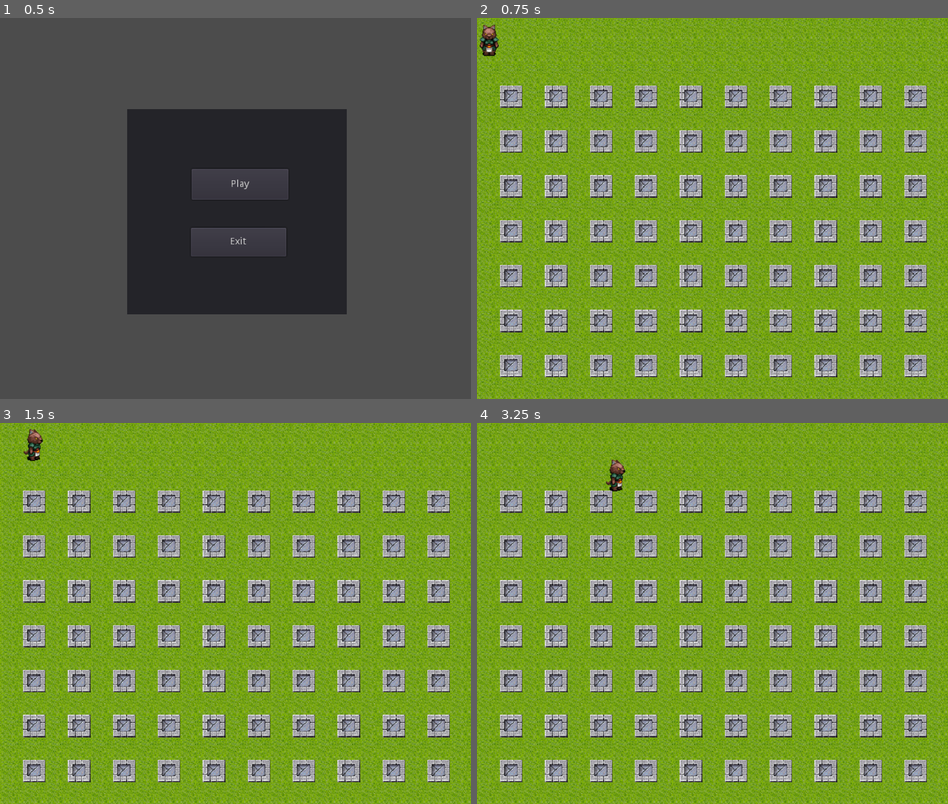
Above: before the commit, frames 1-4 (two rows, left to right).
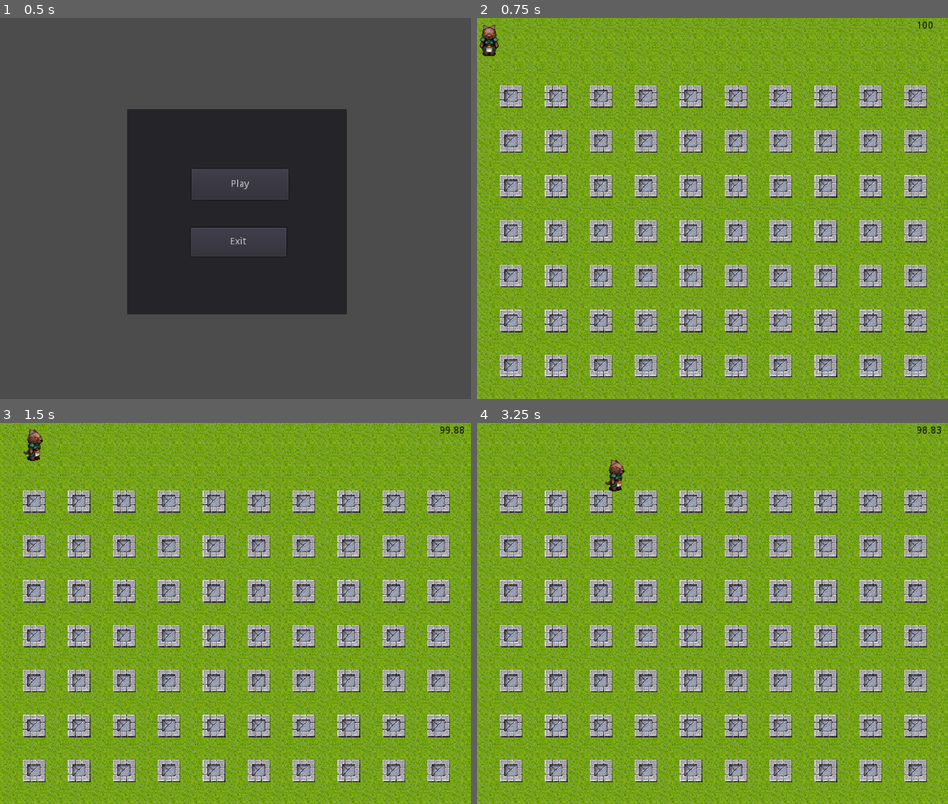
Above: after the commit, the same moments.

Repository: pedcasav/LDJAM
Game: Godot game, scene res://Menu.tscn
Two runs of this game, one before a commit and one after it. Both use one fixed random seed, a clock stepped at 60 frames per second and the inputs below.
Inputs:
- Up to frame 1 (0.5 s): no input
- Up to frame 2 (0.75 s): click "Play" at 0.5 s
- Up to frame 3 (1.5 s): tap Enter at 1.25 s; hold Right (ui_right) from 1.28 s (still down)
- Up to frame 4 (3.25 s): release Right (ui_right) at 2.03 s; hold Down (ui_down) 2.03-2.78 s; hold Right (ui_right) from 2.78 s (still down)

Frame 1 is identical in both runs. In frame 2, less than 0.1% of the frame differs, in the area x 93-97%, y 0-3%; in frame 3, less than 0.1%; in frame 4, 0.2%, in the area x 27-99%, y 0-19%.

Commit message:
Incluir funcionalidad de cansancio

Diff:
--- /dev/null
+++ b/Cansancio.gd
@@ -0,0 +1,17 @@
+extends TextureProgress
+
+
+# Declare member variables here. Examples:
+# var a = 2
+# var b = "text"
+var Maximo = 100
+
+# Called when the node enters the scene tree for the first time.
+func _ready():
+	max_value = Maximo
+
+
+
+# Called every frame. 'delta' is the elapsed time since the previous frame.
+#func _process(delta):
+#	pass
--- a/KinematicBody2D.gd
+++ b/KinematicBody2D.gd
@@ -4,29 +4,38 @@
 var motion = Vector2()
 var direction = 0
 
+#Valor en Porcentaje
+var cansancio = 100
+var cansancioDescenso = 0.01
+var cansancioLimite = 5
 
 # Called every frame. 'delta' is the elapsed time since the previous frame.
 func _physics_process(delta):
+
 	if Input.is_action_pressed("ui_right"):
-			motion.x = SPEED
+			motion.x = SPEED * cansancio / 100
 			motion.y = 0
 			$Sprite.play("Derecha")
 			direction = 3
+			_processDescanso()
 	elif Input.is_action_pressed("ui_left"):
-		motion.x = -SPEED
+		motion.x = -SPEED * cansancio / 100
 		motion.y = 0
 		$Sprite.play("Izquierda")
 		direction = 1
+		_processDescanso()
 	elif Input.is_action_pressed("ui_down"):
-		motion.y = SPEED
+		motion.y = SPEED * cansancio / 100
 		motion.x = 0
 		$Sprite.play("Abajo")
 		direction = 0
+		_processDescanso()
 	elif Input.is_action_pressed("ui_up"):
-		motion.y = -SPEED
+		motion.y = -SPEED * cansancio / 100
 		motion.x = 0
 		$Sprite.play("Arriba")
 		direction = 2
+		_processDescanso()
 	else:
 		motion.x = 0
 		motion.y = 0
@@ -42,6 +51,12 @@
 
 	motion = move_and_slide(motion)
 
+func _processDescanso():
+	if cansancio > cansancioLimite:
+		cansancio -= cansancioDescenso
+		$"../CansancioLabel".set_text(str(cansancio))
+
+
 func _process(delta):
 
 	if (Input.is_action_pressed("Escape")):
--- a/World.tscn
+++ b/World.tscn
@@ -26,6 +26,26 @@
 "name": "Abajo",
 "speed": 5.0
 }, {
+"frames": [ ExtResource( 7 ) ],
+"loop": true,
+"name": "DerechaI",
+"speed": 5.0
+}, {
+"frames": [ ExtResource( 12 ) ],
+"loop": true,
+"name": "ArribaI",
+"speed": 5.0
+}, {
+"frames": [ ExtResource( 3 ) ],
+"loop": true,
+"name": "AbajoI",
+"speed": 5.0
+}, {
+"frames": [ ExtResource( 7 ), ExtResource( 13 ), ExtResource( 14 ), ExtResource( 15 ) ],
+"loop": true,
+"name": "Derecha",
+"speed": 5.0
+}, {
 "frames": [ ExtResource( 12 ), ExtResource( 16 ), ExtResource( 17 ), ExtResource( 18 ) ],
 "loop": true,
 "name": "Arriba",
@@ -36,29 +56,9 @@
 "name": "Izquierda",
 "speed": 5.0
 }, {
-"frames": [ ExtResource( 7 ), ExtResource( 13 ), ExtResource( 14 ), ExtResource( 15 ) ],
-"loop": true,
-"name": "Derecha",
-"speed": 5.0
-}, {
-"frames": [ ExtResource( 3 ) ],
-"loop": true,
-"name": "AbajoI",
-"speed": 5.0
-}, {
 "frames": [ ExtResource( 8 ) ],
 "loop": true,
 "name": "IzquierdaI",
-"speed": 5.0
-}, {
-"frames": [ ExtResource( 12 ) ],
-"loop": true,
-"name": "ArribaI",
-"speed": 5.0
-}, {
-"frames": [ ExtResource( 7 ) ],
-"loop": true,
-"name": "DerechaI",
 "speed": 5.0
 } ]
 
@@ -92,3 +92,14 @@
 [node name="CollisionShape2D" type="CollisionShape2D" parent="Player"]
 position = Vector2( 0, 8.5 )
 shape = SubResource( 2 )
+
+[node name="CansancioLabel" type="Label" parent="."]
+margin_left = 624.928
+margin_top = 3.56763
+margin_right = 664.928
+margin_bottom = 17.5676
+custom_colors/font_color = Color( 0, 0, 0, 1 )
+text = "100"
+__meta__ = {
+"_edit_use_anchors_": false
+}
